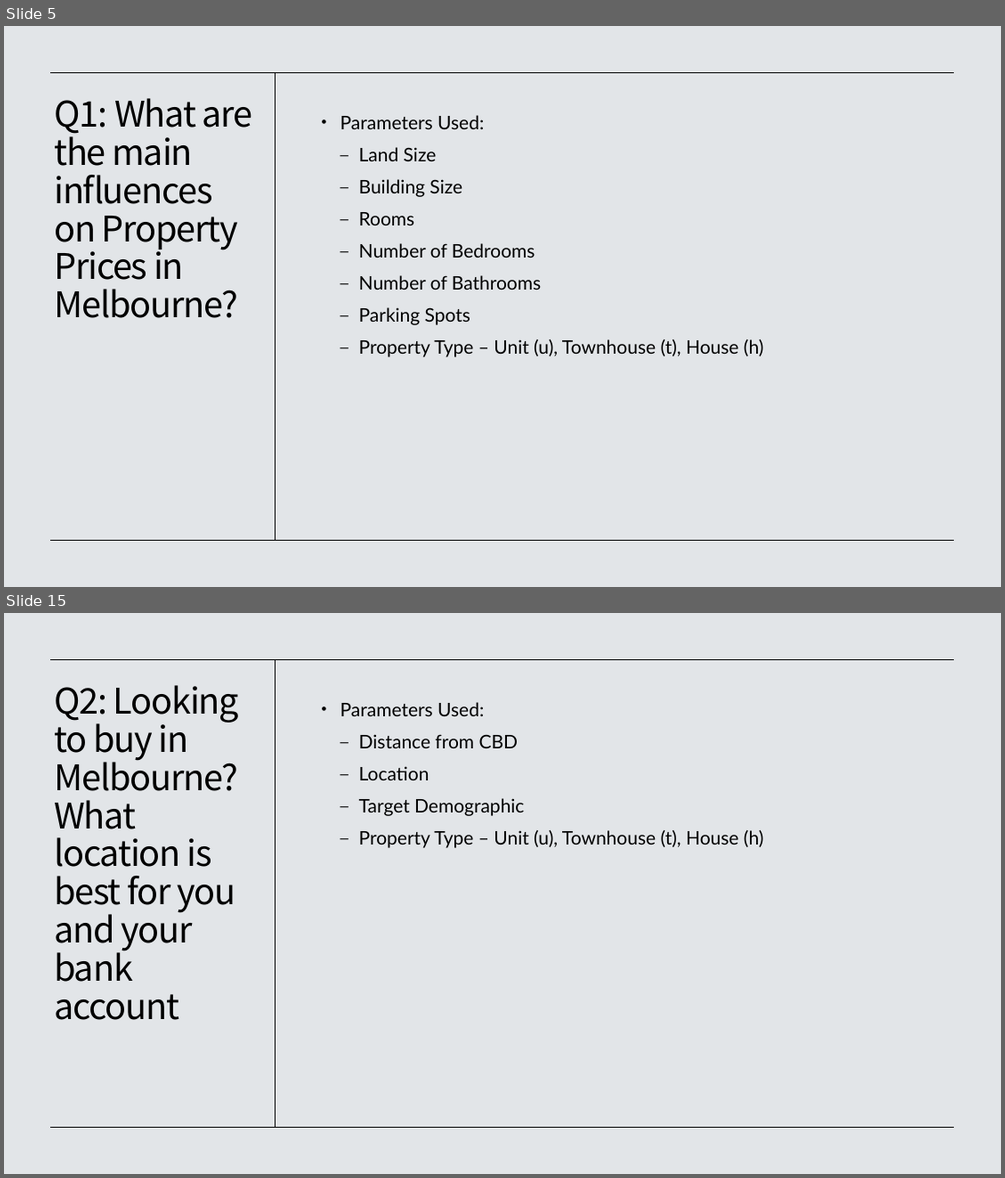
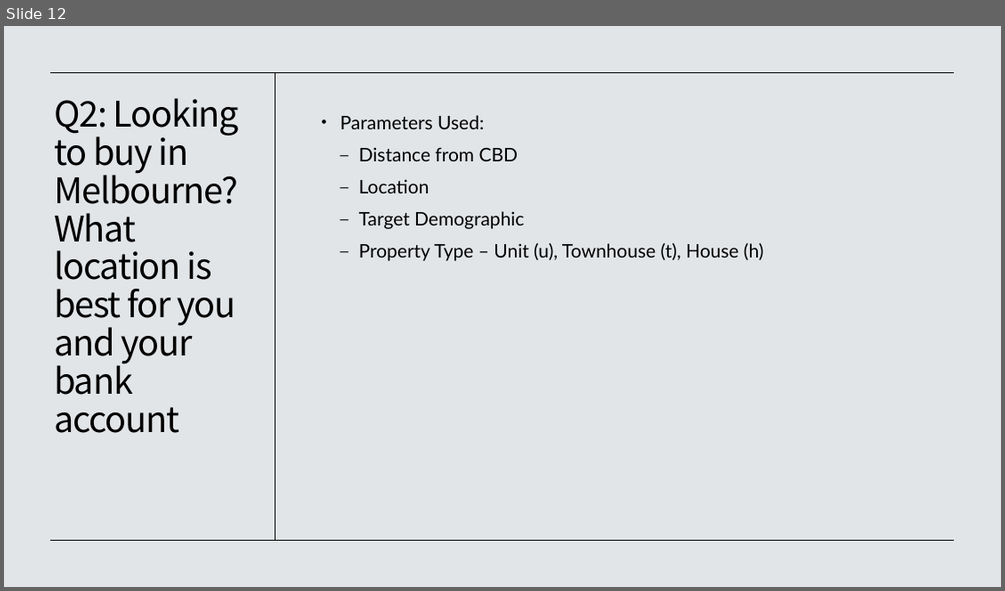
Before and after one commit to Kopixx/Project-1, a slide deck: Project 1 Presentation Slides.pptx. Shown one above the other, each under a label of ours: slides 5 and 15 before the commit, slide 12 after it; the slides between them are not shown. The pictures are 1005x1178 and 1005x591 pixels, drawn with LibreOffice and Linux fonts; fonts in the diff are those of the drawing. Boxes give left, top, right and bottom in pixels: in the first picture for what was removed or moved away, otherwise in the second. Text is boxed around its words. In the diff, an @@ line names an element or a change of style, - is before the commit and + after.

```diff
--- a/Project 1 Presentation Slides.pptx
+++ b/Project 1 Presentation Slides.pptx
@@ slide 5 removed at (4, 26, 1001, 587), background #E2E5E8 @@
@@ line removed from (955, 72) to (51, 72) @@
@@ line removed from (275, 72) to (275, 540) @@
@@ title removed at (54, 98, 253, 318) @@
-Q1: What are the main influences on Property Prices in Melbourne?
@@ text removed at (340, 115, 764, 357) @@
-• Parameters Used:
-  – Land Size
-  – Building Size
-  – Rooms
-  – Number of Bedrooms
-  – Number of Bathrooms
-  – Parking Spots
-  – Property Type – Unit (u), Townhouse (t), House (h)
@@ line removed from (955, 540) to (51, 540) @@
@@ what was slide 15 is now slide 12 @@
```
Also in this commit, not shown: 3 slides changed, 8 slides added, 10 other slides removed.
